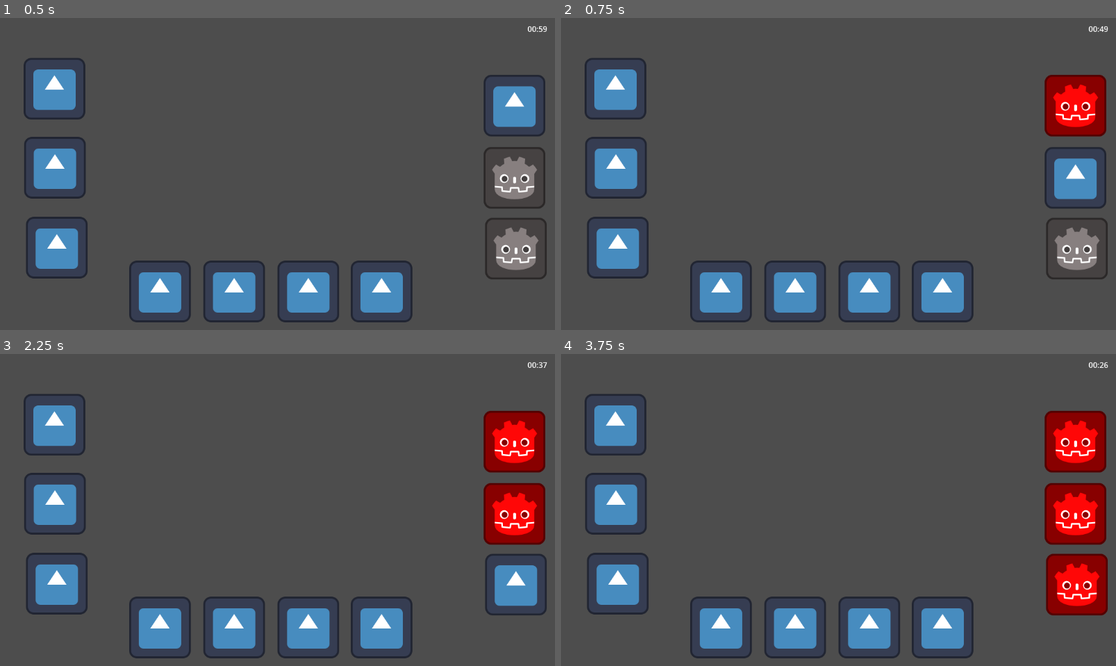
Above: before the commit, frames 1-4 (two rows, left to right).
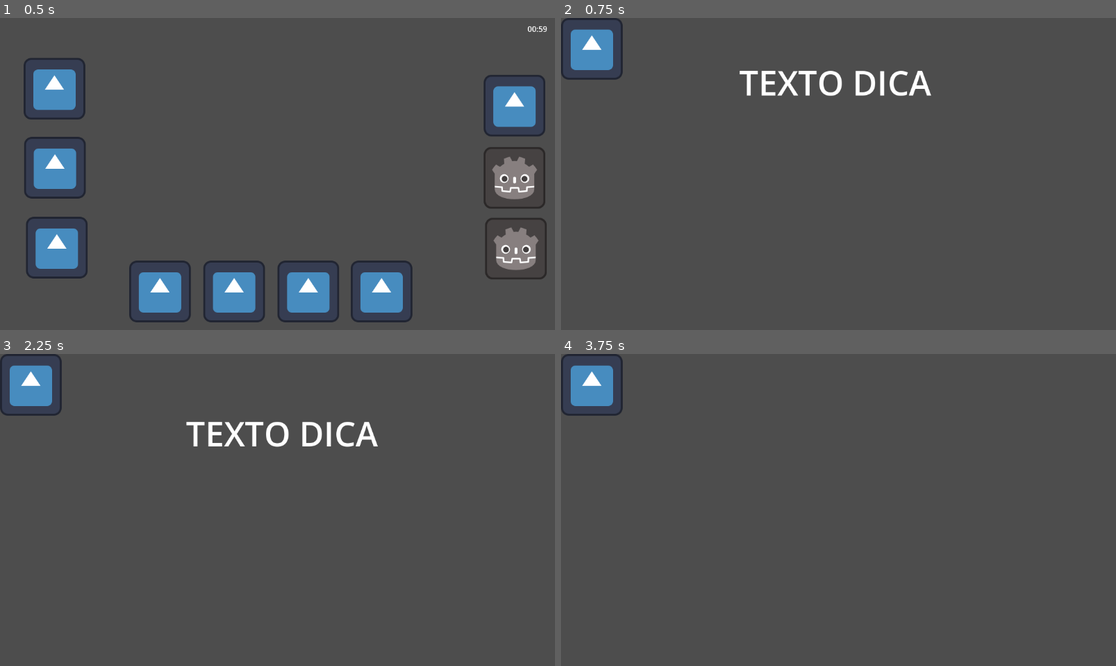
Above: after the commit, the same moments.

Repository: Lipelacarreta/investigadores_espaco
Game: Godot game, scene res://puzzle_01.tscn
Two runs of this game, one before a commit and one after it. Both use one fixed random seed, a clock stepped at 60 frames per second and the inputs below. The engine's default icon, where the game draws it, is replaced by a stand-in: a white triangle on a blue panel in a dark square.
Inputs (mouse positions are in pixels of both pictures, inside the frame that each line leads up to):
- Up to frame 1 (0.5 s): no input
- Up to frame 2 (0.75 s): click (1077, 105) at 0.5 s
- Up to frame 3 (2.25 s): click (33, 385) at 1.27 s; click (516, 513) at 2 s
- Up to frame 4 (3.75 s): click (594, 385) at 2.77 s; click (1077, 584) at 3.5 s

Frame 1 is identical in both runs. In frame 2, 16% of the frame differs, in the area x 0-99%, y 0-98%; in frame 3, 17%; in frame 4, 17%.

Commit message:
v4
botoes ficam em vermelho popup inventari e personagens e game over todos com escrita

Diff:
--- a/investigadores-do-espaço/botaodefechar_01.gd
+++ b/investigadores-do-espaço/botaodefechar_01.gd
@@ -3,9 +3,5 @@
 @export var popup: Window
 
 func _pressed():
-	print("clicou fechar")
-
 	if popup:
 		popup.hide()
-	else:
-		print("popup NULL")
--- a/investigadores-do-espaço/botaodefechar_02.gd
+++ b/investigadores-do-espaço/botaodefechar_02.gd
@@ -3,9 +3,5 @@
 @export var popup: Window
 
 func _pressed():
-	print("clicou fechar")
-
 	if popup:
 		popup.hide()
-	else:
-		print("popup NULL")
--- a/investigadores-do-espaço/botaodefechar_03.gd
+++ b/investigadores-do-espaço/botaodefechar_03.gd
@@ -3,9 +3,5 @@
 @export var popup: Window
 
 func _pressed():
-	print("clicou fechar")
-
 	if popup:
 		popup.hide()
-	else:
-		print("popup NULL")
--- a/investigadores-do-espaço/botaodefechar_04.gd
+++ b/investigadores-do-espaço/botaodefechar_04.gd
@@ -1,4 +1,7 @@
 extends TextureButton
 
+@export var popup: Window
+
 func _pressed():
-	get_tree().reload_current_scene()
+	if popup:
+		popup.hide()
--- /dev/null
+++ b/investigadores-do-espaço/botaodefechar_d_01.gd
@@ -0,0 +1,4 @@
+extends TextureButton
+
+func _pressed():
+	get_parent().hide()
--- /dev/null
+++ b/investigadores-do-espaço/botaodefechar_d_02.gd
@@ -0,0 +1,4 @@
+extends TextureButton
+
+func _pressed():
+	get_parent().hide()
--- /dev/null
+++ b/investigadores-do-espaço/botaodefechar_d_03.gd
@@ -0,0 +1,4 @@
+extends TextureButton
+
+func _pressed():
+	get_parent().hide()
--- a/investigadores-do-espaço/puzzle_01.gd
+++ b/investigadores-do-espaço/puzzle_01.gd
@@ -19,9 +19,12 @@
 @export var popup02: Window
 @export var popup03: Window
 @export var popup04: Window
-@export var popup_game_over: Window
-
-@export var textura_usado: Texture2D
+@export var popup_gameover: Window
+
+# 🪟 POPUPS DICAS
+@export var popup_dica01: Window
+@export var popup_dica02: Window
+@export var popup_dica03: Window
 
 # ⏱️ custos
 @export var custo01: float = 10.0
@@ -48,37 +51,26 @@
 func _ready():
 	tempo_atual = tempo_inicial
 
-	# UI tempo
 	if tempo_label:
 		tempo_label.add_theme_font_size_override("font_size", 80)
-		tempo_label.add_theme_color_override("font_color", Color.WHITE)
-		tempo_label.add_theme_color_override("font_outline_color", Color.BLACK)
-		tempo_label.add_theme_constant_override("outline_size", 5)
-
-	# personagens ativos
-	if personagem01: personagem01.disabled = false
-	if personagem02: personagem02.disabled = false
-	if personagem03: personagem03.disabled = false
-	if personagem04: personagem04.disabled = false
-
-	# dicas progressivas
-	if dica01: dica01.disabled = false
+
+	# esconder tudo
+	if popup_gameover: popup_gameover.hide()
+
+	if popup01: popup01.hide()
+	if popup02: popup02.hide()
+	if popup03: popup03.hide()
+	if popup04: popup04.hide()
+
+	if popup_dica01: popup_dica01.hide()
+	if popup_dica02: popup_dica02.hide()
+	if popup_dica03: popup_dica03.hide()
+
+	# bloquear dicas
 	if dica02: dica02.disabled = true
 	if dica03: dica03.disabled = true
 
-	# 🔥 CONFIGURA TODOS OS POPUPS CORRETAMENTE
-	configurar_popup(popup01)
-	configurar_popup(popup02)
-	configurar_popup(popup03)
-	configurar_popup(popup04)
-	configurar_popup(popup_game_over)
-
-	# 🔥 GARANTE QUE GAME OVER NÃO APARECE NO INÍCIO
-	if popup_game_over:
-		popup_game_over.visible = false
-		popup_game_over.hide()
-
-	# conectar botões
+	# conexões
 	if personagem01: personagem01.pressed.connect(_on_p1)
 	if personagem02: personagem02.pressed.connect(_on_p2)
 	if personagem03: personagem03.pressed.connect(_on_p3)
@@ -88,18 +80,6 @@
 	if dica02: dica02.pressed.connect(_on_dica02)
 	if dica03: dica03.pressed.connect(_on_dica03)
 
-# 🔥 FUNÇÃO CORRIGIDA PRA WINDOW
-func configurar_popup(popup: Window):
-	if popup:
-		popup.visible = false
-		popup.hide()
-		popup.borderless = true
-		popup.unresizable = true
-		popup.size = get_viewport_rect().size
-		popup.position = Vector2.ZERO
-
-		popup.close_requested.connect(func(): popup.hide())
-
 func _process(delta):
 	if acabou:
 		return
@@ -109,24 +89,21 @@
 	if tempo_label:
 		tempo_label.text = formatar_tempo(tempo_atual)
 
-	if tempo_atual <= 16 and tempo_label:
-		tempo_label.modulate = Color(1, 0.2, 0.2)
-	else:
-		if tempo_label:
-			tempo_label.modulate = Color(1, 1, 1)
-
 	if tempo_atual <= 0:
 		tempo_atual = 0
-		if tempo_label:
-			tempo_label.text = "00:00"
 		game_over()
 
 func game_over():
+	if acabou:
+		return
+
 	acabou = true
-	print("GAME OVER")
-
-	if popup_game_over:
-		popup_game_over.popup()
+
+	if popup_gameover:
+		var tela = get_viewport_rect().size
+		popup_gameover.size = tela
+		popup_gameover.position = Vector2.ZERO
+		popup_gameover.popup()
 
 func formatar_tempo(t):
 	var segundos = int(t) % 60
@@ -134,68 +111,99 @@
 	return "%02d:%02d" % [minutos, segundos]
 
 # --------------------
-# PERSONAGENS
+# PERSONAGENS (CORRIGIDO 🔥)
 # --------------------
 
 func _on_p1():
 	if !usado01:
 		tempo_atual -= custo01
 		usado01 = true
-		if textura_usado and personagem01:
-			personagem01.texture_normal = textura_usado
+		personagem01.texture_normal = personagem01.texture_pressed
 
 	if popup01:
+		var tela = get_viewport_rect().size
+		popup01.size = tela
+		popup01.position = Vector2.ZERO
 		popup01.popup()
 
 func _on_p2():
 	if !usado02:
 		tempo_atual -= custo02
 		usado02 = true
-		if textura_usado and personagem02:
-			personagem02.texture_normal = textura_usado
+		personagem02.texture_normal = personagem02.texture_pressed
 
 	if popup02:
+		var tela = get_viewport_rect().size
+		popup02.size = tela
+		popup02.position = Vector2.ZERO
 		popup02.popup()
 
 func _on_p3():
 	if !usado03:
 		tempo_atual -= custo03
 		usado03 = true
-		if textura_usado and personagem03:
-			personagem03.texture_normal = textura_usado
+		personagem03.texture_normal = personagem03.texture_pressed
 
 	if popup03:
+		var tela = get_viewport_rect().size
+		popup03.size = tela
+		popup03.position = Vector2.ZERO
 		popup03.popup()
 
 func _on_p4():
 	if !usado04:
 		tempo_atual -= custo04
 		usado04 = true
-		if textura_usado and personagem04:
-			personagem04.texture_normal = textura_usado
+		personagem04.texture_normal = personagem04.texture_pressed
 
 	if popup04:
+		var tela = get_viewport_rect().size
+		popup04.size = tela
+		popup04.position = Vector2.ZERO
 		popup04.popup()
 
 # --------------------
-# DICAS
+# DICAS (CORRIGIDO 🔥)
 # --------------------
 
 func _on_dica01():
 	if !dica_a_usada:
 		tempo_atual -= custo_dica01
 		dica_a_usada = true
+		dica01.texture_normal = dica01.texture_pressed
+
 		if dica02:
 			dica02.disabled = false
+
+	if popup_dica01:
+		var tela = get_viewport_rect().size
+		popup_dica01.size = tela
+		popup_dica01.position = Vector2.ZERO
+		popup_dica01.popup()
 
 func _on_dica02():
 	if !dica_b_usada:
 		tempo_atual -= custo_dica02
 		dica_b_usada = true
+		dica02.texture_normal = dica02.texture_pressed
+
 		if dica03:
 			dica03.disabled = false
+
+	if popup_dica02:
+		var tela = get_viewport_rect().size
+		popup_dica02.size = tela
+		popup_dica02.position = Vector2.ZERO
+		popup_dica02.popup()
 
 func _on_dica03():
 	if !dica_c_usada:
 		tempo_atual -= custo_dica03
 		dica_c_usada = true
+		dica03.texture_normal = dica03.texture_pressed
+
+	if popup_dica03:
+		var tela = get_viewport_rect().size
+		popup_dica03.size = tela
+		popup_dica03.position = Vector2.ZERO
+		popup_dica03.popup()
--- a/investigadores-do-espaço/puzzle_01.tscn
+++ b/investigadores-do-espaço/puzzle_01.tscn
@@ -6,18 +6,20 @@
 [ext_resource type="Script" uid="uid://bwqk83he34p2h" path="res://button.gd" id="3_3gamc"]
 [ext_resource type="Texture2D" uid="uid://d1k1srijx4l5e" path="res://godot_verm.png" id="3_sqdg0"]
 [ext_resource type="Script" uid="uid://bvqm7mxw32buk" path="res://personagem.gd" id="4_10eyb"]
+[ext_resource type="Script" uid="uid://5n5dc3dmuyqj" path="res://botaodefechar_d_01.gd" id="5_cg0m3"]
 [ext_resource type="Texture2D" uid="uid://po02vyn2c3bv" path="res://godot_cinza.png" id="5_xxxow"]
+[ext_resource type="Script" uid="uid://uuf04yr6kre1" path="res://botaodefechar_d_02.gd" id="6_hnbtd"]
+[ext_resource type="Script" uid="uid://kgtmaj3mxfoa" path="res://botaodefechar_d_03.gd" id="7_hbyww"]
 [ext_resource type="Script" uid="uid://fket7b0npgo7" path="res://botaodefechar_01.gd" id="8_cu8vn"]
 [ext_resource type="Script" uid="uid://cwv5fxdbb4avl" path="res://botaodefechar_02.gd" id="9_cg0m3"]
 [ext_resource type="Script" uid="uid://b5dux2wytvvjb" path="res://botaodefechar_03.gd" id="10_b3v17"]
 [ext_resource type="Script" uid="uid://ceycjyxowc0mu" path="res://botaodefechar_04.gd" id="11_hnbtd"]
-[ext_resource type="Texture2D" uid="uid://w6ema3wtpd73" path="res://f2bc6175-5c10-46e0-ba83-50109ed001e3.png" id="12_b3v17"]
 
 [sub_resource type="LabelSettings" id="LabelSettings_3gamc"]
 
-[node name="puzzle 01" type="Node2D" unique_id=536759026 nod …(150 unchanged characters)… up02", "popup03", "popup04", "popup_game_over")]
+[node name="puzzle 01" type="Node2D" unique_id=536759026 nod …(150 unchanged characters)… up02", "popup03", "popup04", "popup_gameover", "popup_dica01", "popup_dica02", "popup_dica03")]
 script = ExtResource("1_md8hg")
-tempo_label = NodePath("Label")
+tempo_label = NodePath("Tempo")
 personagem01 = NodePath("Personagem01")
 personagem02 = NodePath("Personagem02")
 personagem03 = NodePath("Personagem03")
@@ -29,7 +31,10 @@
 popup02 = NodePath("Popup02")
 popup03 = NodePath("Popup03")
 popup04 = NodePath("Popup04")
-popup_game_over = NodePath("Gameover")
+popup_gameover = NodePath("Gameover")
+popup_dica01 = NodePath("popup_dica01")
+popup_dica02 = NodePath("popup_dica02")
+popup_dica03 = NodePath("popup_dica03")
 
 [node name="A" type="TextureButton" parent="." unique_id=198351658]
 offset_left = 49.0
@@ -65,7 +70,7 @@
 script = ExtResource("3_3gamc")
 puzzle_path = NodePath("..")
 
-[node name="Label" type="Label" parent="." unique_id=493247956]
+[node name="Tempo" type="Label" parent="." unique_id=493247956]
 offset_left = 1095.0
 offset_top = 11.0
 offset_right = 1135.0
@@ -73,6 +78,75 @@
 theme_override_font_sizes/font_size = 20
 label_settings = SubResource("LabelSettings_3gamc")
 
+[node name="popup_dica01" type="Window" parent="." unique_id=652388619]
+oversampling_override = 1.0
+position = Vector2i(0, 36)
+
+[node name="texto_dica01" type="Label" parent="popup_dica01" unique_id=2080475385]
+anchors_preset = 15
+anchor_right = 1.0
+anchor_bottom = 1.0
+offset_left = 370.0
+offset_top = 86.0
+offset_right = 672.0
+offset_bottom = 86.0
+grow_horizontal = 2
+grow_vertical = 2
+theme_override_font_sizes/font_size = 70
+text = "TEXTO DICA"
+
+[node name="BotaodefecharD01" type="TextureButton" parent="popup_dica01" unique_id=1518292275]
+offset_right = 40.0
+offset_bottom = 40.0
+texture_normal = ExtResource("1_uudgh")
+script = ExtResource("5_cg0m3")
+
+[node name="popup_dica02" type="Window" parent="." unique_id=307640595]
+oversampling_override = 1.0
+position = Vector2i(0, 36)
+
+[node name="texto_dica02" type="Label" parent="popup_dica02" unique_id=939268301]
+anchors_preset = 15
+anchor_right = 1.0
+anchor_bottom = 1.0
+offset_left = 386.0
+offset_top = 117.0
+offset_right = 688.0
+offset_bottom = 117.0
+grow_horizontal = 2
+grow_vertical = 2
+theme_override_font_sizes/font_size = 70
+text = "TEXTO DICA"
+
+[node name="BotaodefecharD02" type="TextureButton" parent="popup_dica02" unique_id=264795660]
+offset_right = 40.0
+offset_bottom = 40.0
+texture_normal = ExtResource("1_uudgh")
+script = ExtResource("6_hnbtd")
+
+[node name="popup_dica03" type="Window" parent="." unique_id=1290852659]
+oversampling_override = 1.0
+position = Vector2i(0, 36)
+
+[node name="texto_dica03" type="Label" parent="popup_dica03" unique_id=1084883219]
+anchors_preset = 15
+anchor_right = 1.0
+anchor_bottom = 1.0
+offset_left = 3338.0
+offset_top = 1338.0
+offset_right = 3640.0
+offset_bottom = 1338.0
+grow_horizontal = 2
+grow_vertical = 2
+theme_override_font_sizes/font_size = 70
+text = "TEXTO DICA"
+
+[node name="BotaodefecharD03" type="TextureButton" parent="popup_dica03" unique_id=1599740240]
+offset_right = 40.0
+offset_bottom = 40.0
+texture_normal = ExtResource("1_uudgh")
+script = ExtResource("7_hbyww")
+
 [node name="Dica01" type="TextureButton" parent="." unique_id=320493692]
 offset_left = 1004.0
 offset_top = 118.0
@@ -258,24 +332,23 @@
 mode = 3
 visible = false
 
-[node name="Planodefundo5" type="TextureRect" parent="Gameover" unique_id=806033482]
-anchors_preset = 15
-anchor_right = 1.0
-anchor_bottom = 1.0
-offset_left = -462.0
-offset_top = -334.0
-offset_right = 462.0
-offset_bottom = 334.0
-grow_horizontal = 2
-grow_vertical = 2
-texture = ExtResource("12_b3v17")
-stretch_mode = 6
-
-[node name="Botaoriniciar" type="TextureButton" parent="Gameover/Planodefundo5" unique_id=1659529631]
-layout_mode = 0
-offset_left = 972.0
-offset_top = 748.0
-offset_right = 1100.0
-offset_bottom = 876.0
+[node name="Botaoriniciar" type="TextureButton" parent="Gameover" unique_id=1659529631]
+offset_left = 521.0
+offset_top = 369.0
+offset_right = 649.0
+offset_bottom = 497.0
 texture_normal = ExtResource("1_uudgh")
 script = ExtResource("11_hnbtd")
+
+[node name="TextoGameOver" type="Label" parent="Gameover" unique_id=1970440563]
+anchors_preset = 15
+anchor_right = 1.0
+anchor_bottom = 1.0
+offset_left = 523.0
+offset_top = 161.0
+offset_right = 523.0
+offset_bottom = 161.0
+grow_horizontal = 2
+grow_vertical = 2
+theme_override_font_sizes/font_size = 70
+text = "GAME OVER"
Not shown, added: investigadores-do-espaço/botaodefechar_d_01.gd.uid
Not shown, added: investigadores-do-espaço/botaodefechar_d_02.gd.uid
Not shown, added: investigadores-do-espaço/botaodefechar_d_03.gd.uid
